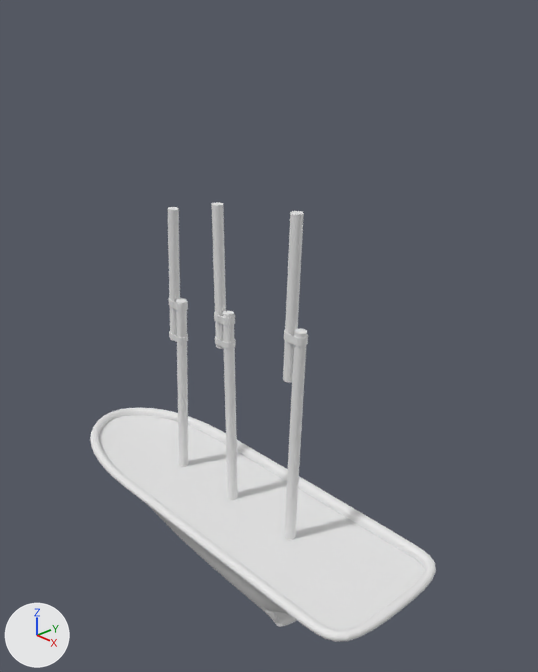
The Blender file jacht.blend as it was, and as the next commit left it.
Rendered twice from a 50 mm lens placed at (4.8, -3.95, 3.24), pointed at (0.19, 0.32, 0.56). The axes (+X, +Y, +Z) are drawn at lower left. The lights are the same throughout. The same objects are shown in both versions, whatever each file hides.
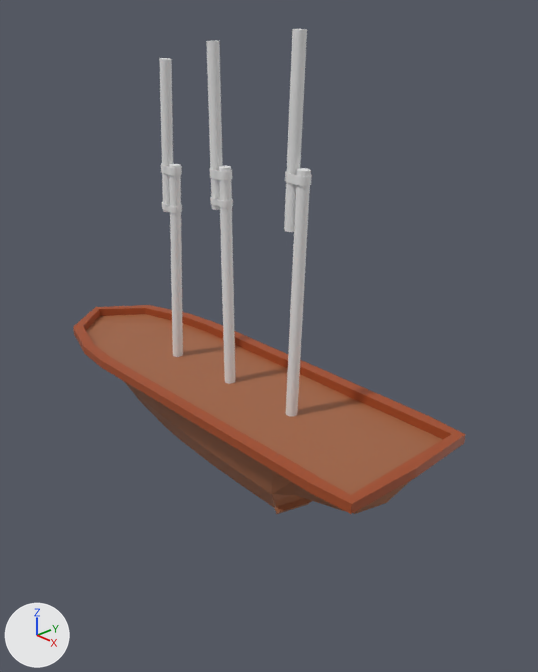
Pixel boxes (x1, y1, x2, y2) of what changed, in the pictures (538 x 672 px):
```json
{"object": "Boat", "change": "reshaped, moved, modifiers changed", "before": [90, 408, 436, 642], "after": [73, 305, 465, 514], "on screen": "13% wider, 11% shorter"}
{"object": "Cylinder.010", "change": "moved", "before": [284, 329, 307, 540], "after": [286, 168, 311, 416]}
{"object": "Cylinder.008", "change": "moved", "before": [283, 211, 304, 382], "after": [284, 29, 307, 232]}
{"object": "Cylinder.006", "change": "moved", "before": [223, 311, 238, 500], "after": [219, 166, 235, 384]}
{"object": "Cylinder.001", "change": "moved", "before": [176, 299, 188, 467], "after": [169, 164, 183, 357]}
{"object": "Cylinder.004", "change": "moved", "before": [211, 202, 226, 349], "after": [206, 41, 223, 210]}
{"object": "Cylinder", "change": "moved", "before": [168, 207, 180, 341], "after": [159, 58, 173, 212]}
{"object": "Cylinder.009", "change": "moved", "before": [284, 330, 308, 346], "after": [285, 171, 312, 186]}
{"object": "Cylinder.005", "change": "moved", "before": [214, 312, 235, 325], "after": [210, 169, 232, 180]}
{"object": "Cylinder.002", "change": "moved", "before": [169, 297, 188, 311], "after": [161, 163, 182, 176]}
{"object": "Cylinder.007", "change": "moved", "before": [215, 336, 236, 349], "after": [210, 197, 233, 207]}
{"object": "Cylinder.003", "change": "moved", "before": [169, 331, 188, 343], "after": [162, 202, 182, 213]}
```

The change, as JSON lines over the scene's bpy script:
```json
{"op": "add", "block": "img_boat", "code": ["img_boat = load_image('Boat', '_unpacked/Boat', 1024, 1024, 'sRGB')"]}
{"op": "add", "block": "mat_boat", "code": ["mat_boat = principled_material('Boat')", "mat_boat.texture = img_boat"]}
{"block": "me_plane_001", "where": "me_plane_001.from_pydata(...)  # 218 vertices, 242 faces; spans x -2.38..2.12, y -0.71..0.71, z -1.99..-1.09"}
{"block": "me_plane_001", "where": "# used by ob_boat; location = (0.0, 0.0, 0.0)"}
{"block": "me_plane_001", "change": "me_plane_001 part 1: 242 faces spanning x -2.38..2.12, y -0.71..0.71, z -1.99..-1.09 switch from no material to mat_boat (picture img_boat)"}
{"op": "remove", "block": "ob_boat", "code": "_m = ob_boat.modifiers.new('Subdivision', 'SUBSURF')"}
{"op": "set", "path": "ob_boat.location", "old": "(0.0, 0.0, 0.0)", "new": "(0.0, 0.0, 1.29)"}
{"op": "set", "path": "ob_cylinder.location", "old": "(0.0, 0.0, 0.0)", "new": "(0.0, 0.0, 1.29)"}
{"op": "set", "path": "ob_cylinder_001.location", "old": "(0.0, 0.0, 0.0)", "new": "(0.0, 0.0, 1.29)"}
{"op": "set", "path": "ob_cylinder_002.location", "old": "(0.0, 0.0, 0.0)", "new": "(0.0, 0.0, 1.29)"}
{"op": "set", "path": "ob_cylinder_003.location", "old": "(0.0, 0.0, 0.0)", "new": "(0.0, 0.0, 1.29)"}
{"op": "set", "path": "ob_cylinder_004.location", "old": "(0.0, 0.0, 0.0)", "new": "(0.0, 0.0, 1.29)"}
{"op": "set", "path": "ob_cylinder_005.location", "old": "(0.0, 0.0, 0.0)", "new": "(0.0, 0.0, 1.29)"}
{"op": "set", "path": "ob_cylinder_006.location", "old": "(0.0, 0.0, 0.0)", "new": "(0.0, 0.0, 1.29)"}
{"op": "set", "path": "ob_cylinder_007.location", "old": "(0.0, 0.0, 0.0)", "new": "(0.0, 0.0, 1.29)"}
{"op": "set", "path": "ob_cylinder_008.location", "old": "(0.0, 0.0, 0.0)", "new": "(0.0, 0.0, 1.29)"}
{"op": "set", "path": "ob_cylinder_009.location", "old": "(0.0, 0.0, 0.0)", "new": "(0.0, 0.0, 1.29)"}
{"op": "set", "path": "ob_cylinder_010.location", "old": "(0.0, 0.0, 0.0)", "new": "(0.0, 0.0, 1.29)"}
```
